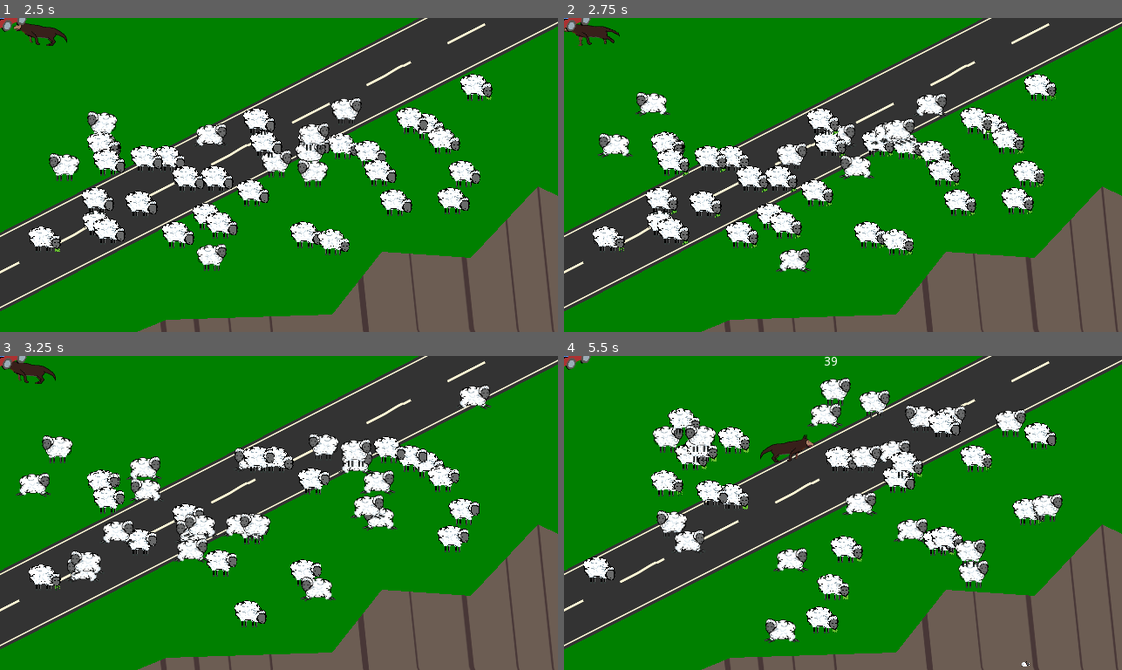
Above: before the commit, frames 1-4 (two rows, left to right).
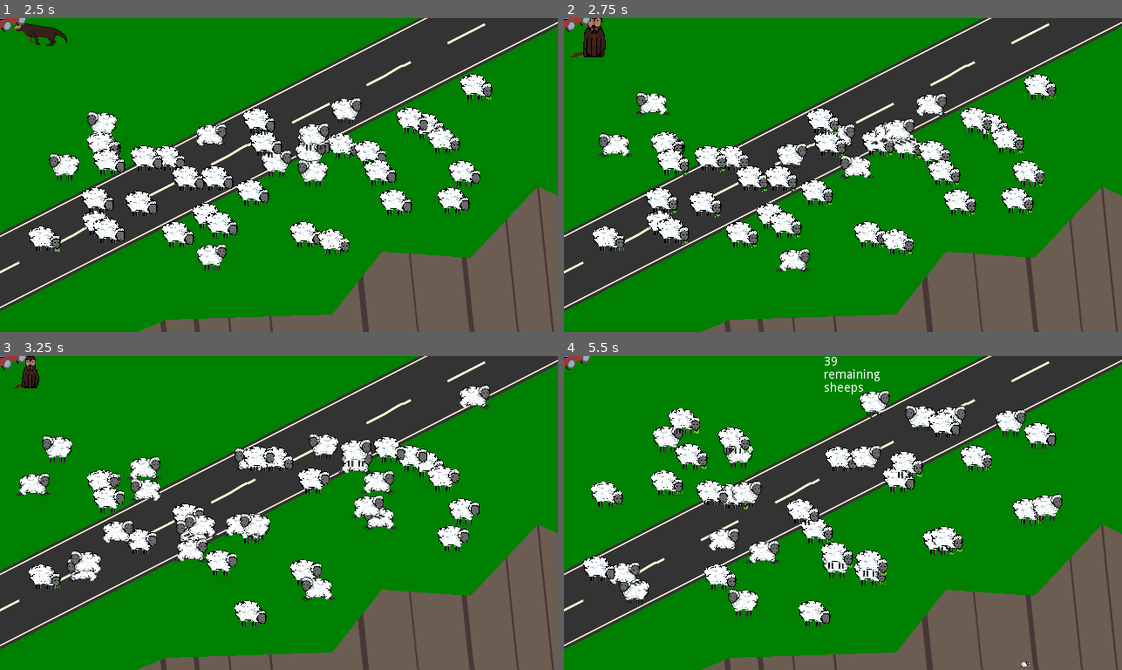
Above: after the commit, the same moments.

Repository: krfou/ludum-dare-51
Game: Godot game, scene res://scenes/Main.tscn
The game is run twice, just before and just after one commit, with the same random seed, the same clock (stepped at 60 frames per second) and the same inputs.
Inputs:
- Up to frame 1 (2.5 s): hold Up (ui_up) 0.53-2.03 s; hold Left (ui_left) from 2.03 s (still down)
- Up to frame 2 (2.75 s): keep holding Left (ui_left)
- Up to frame 3 (3.25 s): keep holding Left (ui_left)
- Up to frame 4 (5.5 s): release Left (ui_left) at 3.53 s; hold Down (ui_down) 3.53-4.28 s; hold Right (ui_right) 4.28-5.03 s; hold Up (ui_up) from 5.03 s (still down)

Frame 1 is identical in both runs. In frame 2, 0.5% of the frame differs, in the area x 0-10%, y 0-13%; in frame 3, 0.4%; in frame 4, 9.6%, in the area x 3-77%, y 4-92%.

Commit message:
tt marche, spa mal

Diff:
--- a/scenes/Main.gd
+++ b/scenes/Main.gd
@@ -14,6 +14,7 @@
 var score
 var screensize
 var playing = false
+var dead_sheeps = 0
 
 func _ready():
 	randomize()
@@ -39,6 +40,7 @@
 	for _i in range(0, sheep_number):
 		var s = Sheep.instance()
 		$Sheeps.add_child(s)
+		s.connect("sheep_death", self, "_on_Sheep_sheep_death")
 		s.screensize = screensize
 		s.position = Vector2(
 			rand_range(100, screensize.x - 100),
@@ -57,3 +59,9 @@
 
 func _on_GameTimer_timeout():
 	$RedCar.lets_go()
+
+
+func _on_Sheep_sheep_death():
+	var dead_counter_display = get_node("/root/Main/RichTextLabel")
+	dead_sheeps += 1
+	dead_counter_display.text = str(sheep_number - dead_sheeps) + " remaining sheeps"
--- a/scenes/Main.tscn
+++ b/scenes/Main.tscn
@@ -8,6 +8,7 @@
 [ext_resource path="res://scenes/cliffs.tscn" type="PackedScene" id=6]
 [ext_resource path="res://scenes/Road.tscn" type="PackedScene" id=7]
 [ext_resource path="res://scenes/car.tscn" type="PackedScene" id=8]
+[ext_resource path="res://assets/sheepdogsimulator.mp3" type="AudioStream" id=9]
 
 [node name="Main" type="Node"]
 script = ExtResource( 2 )
@@ -67,3 +68,7 @@
 margin_bottom = 72.0
 
 [node name="Tween" type="Tween" parent="."]
+
+[node name="AudioStreamPlayer" type="AudioStreamPlayer" parent="."]
+stream = ExtResource( 9 )
+autoplay = true
--- a/scenes/Sheep.gd
+++ b/scenes/Sheep.gd
@@ -7,16 +7,15 @@
 var screensize := Vector2()
 var texture_size := Vector2()
 
-var dead_sheeps: int
-
 var is_alive := true
 var is_running_away := false
+
+signal sheep_death
 
 # position du mouton moins position du chien dans vecteur
 
 onready var move_timer := $MoveTimer as Timer
 onready var sprite := get_node("AnimatedSprite")
-onready var dead_counter_display := get_node("/root/Main/RichTextLabel")
 
 
 func is_scared(dog_position: Vector2) -> void:
@@ -84,19 +83,18 @@
 
 func die():
 	$AnimatedSprite.animation = "dead"
+	$CollisionShape2D.set_deferred("disabled", true)
 	self.is_alive = false
-	dead_sheeps -= 1
-	print(dead_sheeps)
-	dead_counter_display.text = str(dead_sheeps)
+	emit_signal("sheep_death")
 
 func fall():
 	$AnimatedSprite.animation = "fall"
 	var current_scale = self.scale.x
 	$Tween.start()
+	$CollisionShape2D.set_deferred("disabled", true)
 	self.is_alive = false
-	dead_sheeps -= 1
-	print(dead_sheeps)
-	dead_counter_display.text = str(dead_sheeps)
+	emit_signal("sheep_death")
+
 
 func _ready():
 	position = Vector2(200, 200)
@@ -109,7 +107,3 @@
 	var tween = get_node("Tween")
 	tween.interpolate_property(sprite, "scale", scale, Vector2.ZERO, 2, Tween.TRANS_LINEAR, Tween.EASE_IN_OUT)
 	tween.interpolate_property(sprite, "position", Vector2.ZERO, position, 2, Tween.TRANS_LINEAR, Tween.EASE_IN_OUT)
-	dead_sheeps = 40
-
-func count_dead_sheep():
-	dead_counter_display.text = str(dead_sheeps)
--- a/scenes/Sheep.tscn
+++ b/scenes/Sheep.tscn
@@ -59,3 +59,5 @@
 one_way_collision_margin = 0.0
 
 [node name="Tween" type="Tween" parent="."]
+
+[connection signal="sheep_death" from="." to="." method="_on_Sheep_sheep_death"]
--- a/scenes/car.gd
+++ b/scenes/car.gd
@@ -40,3 +40,5 @@
 func _on_Car_area_entered(area: Area2D):
 	if area.is_in_group("sheeps"):
 		area.die()
+	if area.is_in_group("dogs"):
+		area.fall()
Not shown, added: assets/YEAH.mp3.import
Not shown, added: assets/sheepdogsimulator.mp3.import
Not shown: 1 places in scenes/Main.tscn that only renumber resources
Not shown, added: assets/sheepdogsimulator.mp3
